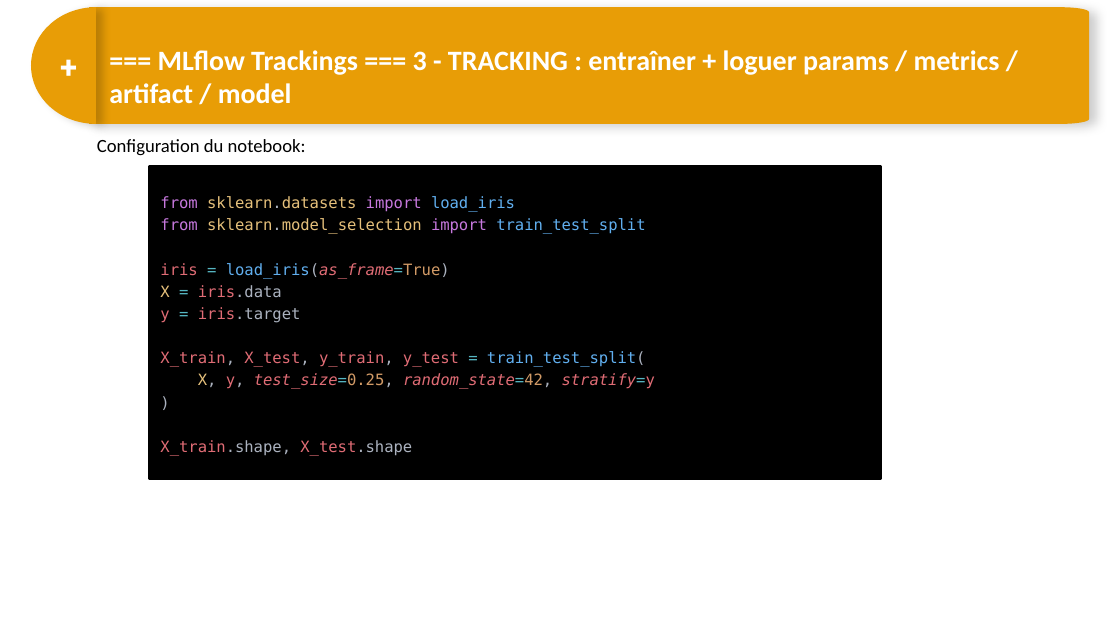
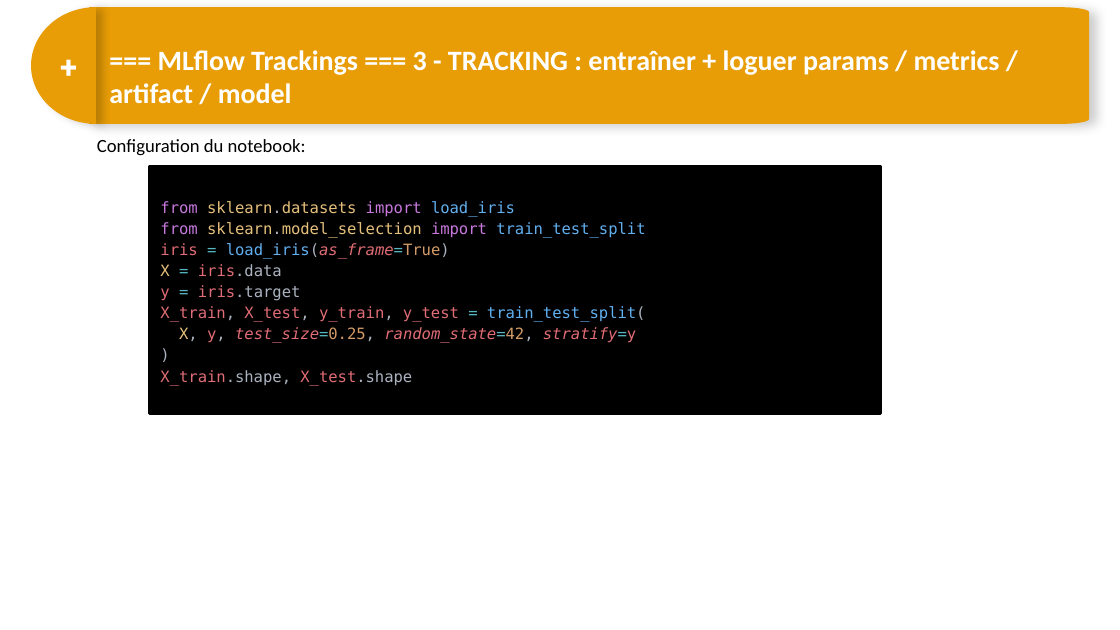
Before and after one commit to DARGOUARCH/spark_formation, a slide deck: slide 6 of 11 - NSparkAvancé - ML Tracking_Project_Model.pptx (slide 7 before the commit). Drawn at 1120x630 pixels with LibreOffice and Linux fonts; fonts in the diff are those of the drawing. Boxes give left, top, right and bottom in pixels: in the first picture for what was removed or moved away, otherwise in the second. Text is boxed around its words. In the diff, an @@ line names an element or a change of style, - is before the commit and + after.

```diff
--- a/11 - NSparkAvancé - ML Tracking_Project_Model.pptx
+++ b/11 - NSparkAvancé - ML Tracking_Project_Model.pptx
@@ rectangle "from sklearn.datasets import load_iris" resized from (x1=149, y1=167, x2=880, y2=478) to (x1=149, y1=167, x2=880, y2=413) @@
@@ rectangle "from sklearn.datasets import load_iris" at (x1=149, y1=167, x2=880, y2=413): line spacing 14.2pt to 1.13 @@
```
Also in this commit, not shown: 10 other slides changed, 5 slides added, 1 slide removed.
